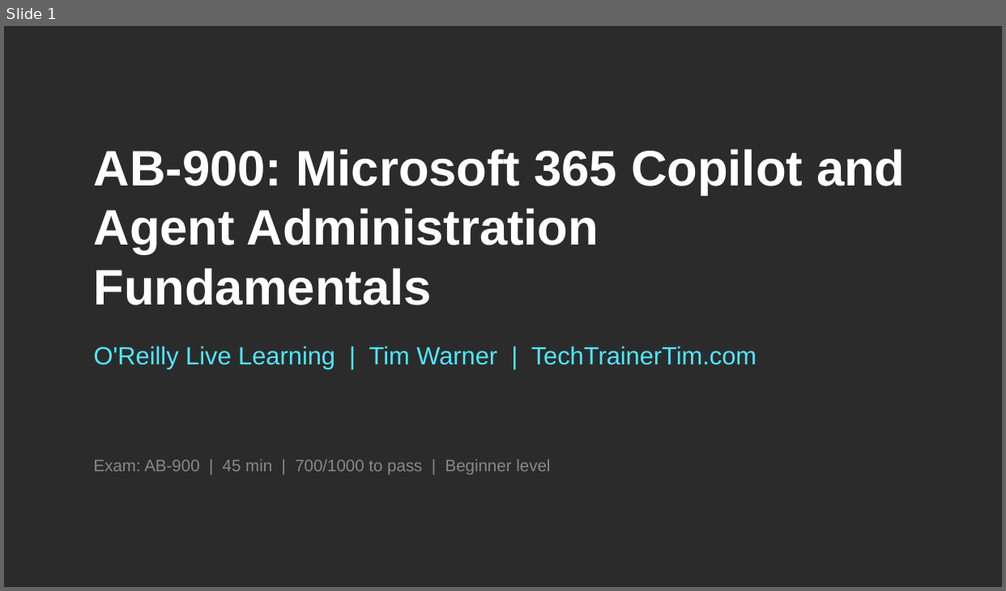
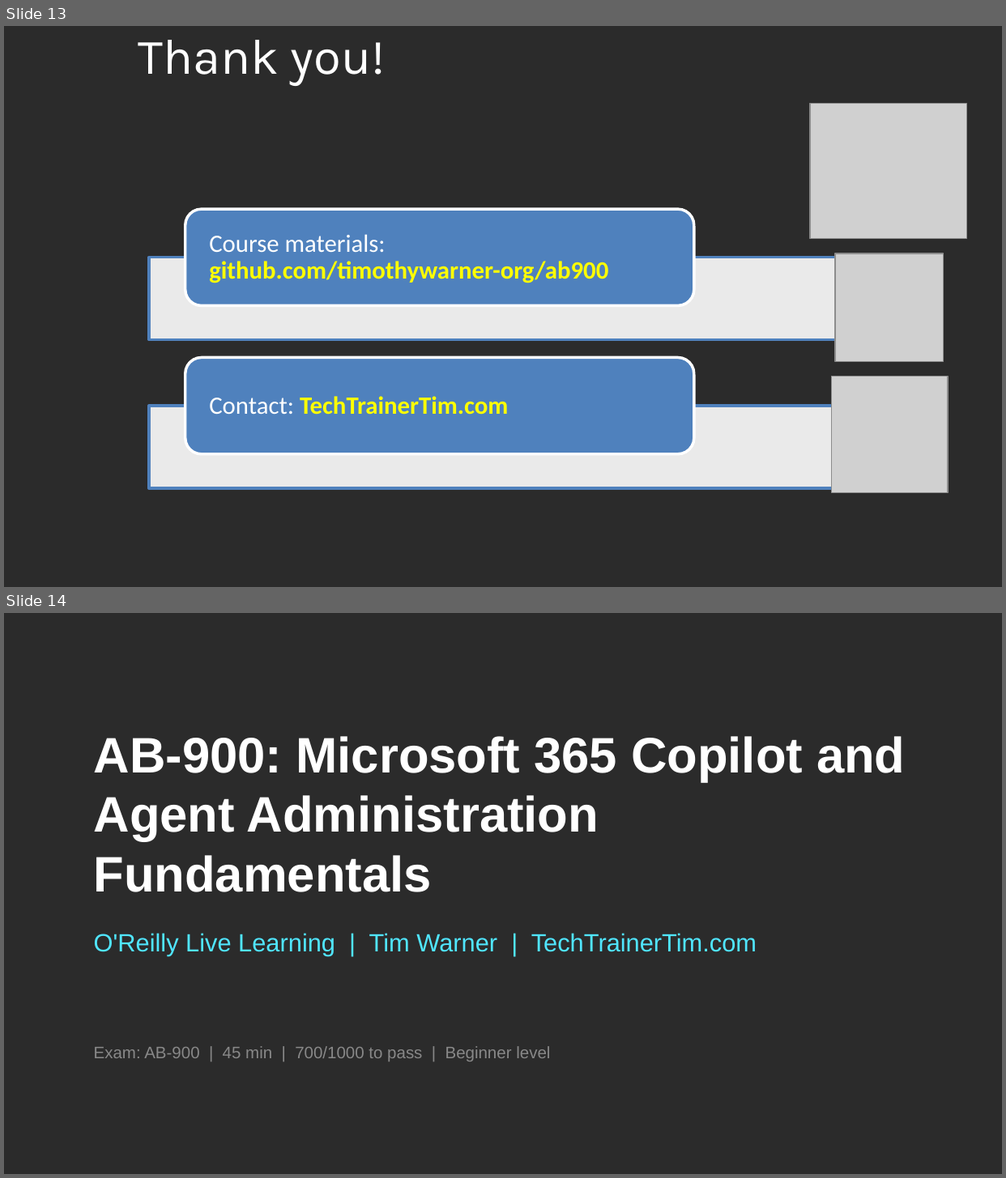
Before and after one commit to timothywarner-org/ab900, a slide deck: warner-ab900-July-2026.pptx. Shown one above the other, each under a label of ours: slide 1 before the commit, slides 13 and 14 after it. The pictures are 1006x591 and 1006x1178 pixels, drawn with LibreOffice and Linux fonts; fonts in the diff are those of the drawing; grey boxes stand for pictures; background and template pictures are left out; a plain dark background stands for a picture behind light text. Boxes give left, top, right and bottom in pixels: in the first picture for what was removed or moved away, otherwise in the second. Text is boxed around its words. In the diff, an @@ line names an element or a change of style, - is before the commit and + after.

```diff
--- a/warner-ab900-July-2026.pptx
+++ b/warner-ab900-July-2026.pptx
@@ slide 13 added at (x1=4, y1=26, x2=1002, y2=587), background picture (left out) @@
@@ title added at (x1=138, y1=40, x2=386, y2=86), 36 pt, text #FFFFFF @@
+Thank you!
@@ picture added at (x1=810, y1=104, x2=967, y2=238) @@
@@ picture added at (x1=835, y1=254, x2=943, y2=361) @@
@@ picture added at (x1=831, y1=376, x2=948, y2=493) @@
@@ group added at (x1=149, y1=210, x2=876, y2=489): 2 rectangles, 2 rounded rectangles, 2 texts @@
+Course materials: github.com/timothywarner-org/ab900
+Contact: TechTrainerTim.com
@@ what was slide 1 is now slide 14 @@
```
Also in this commit, not shown: 12 other slides added, 3 other files.
